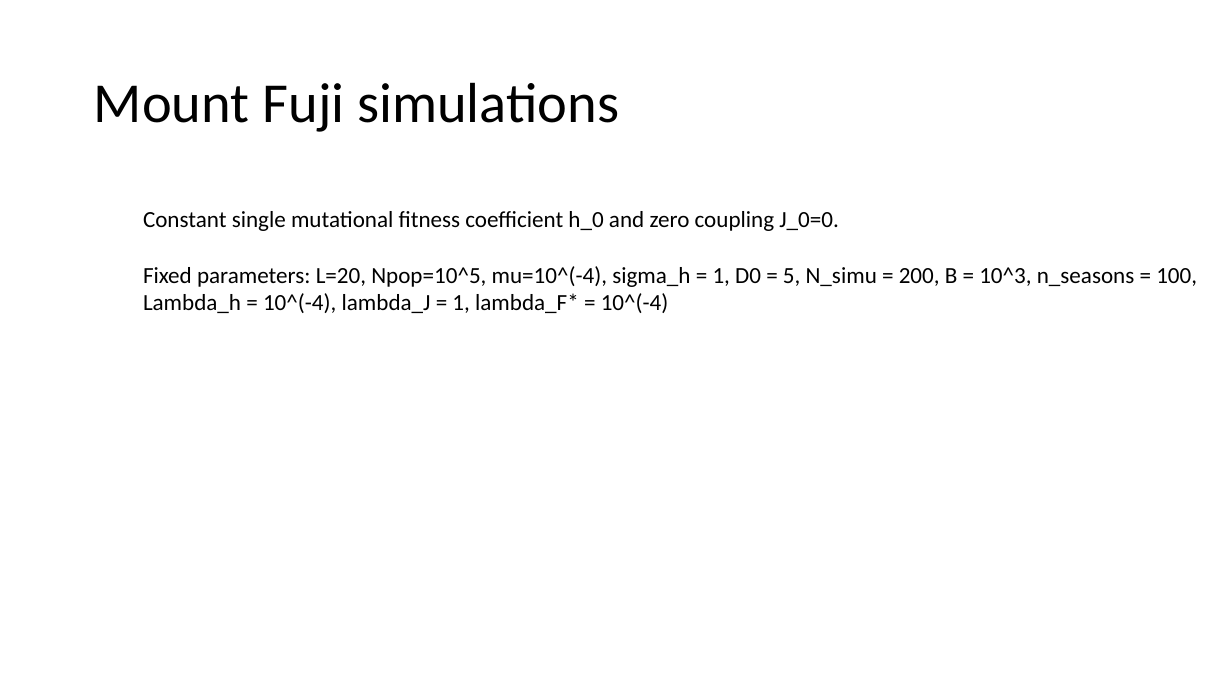
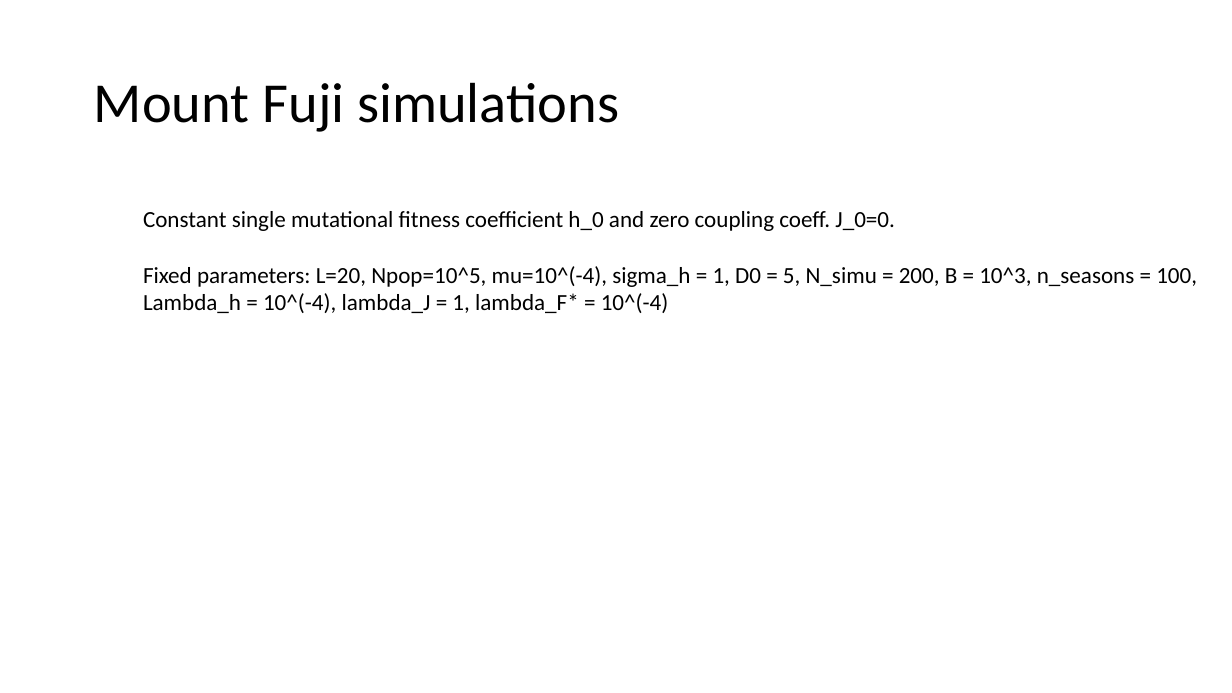
Before and after one commit to JDoelger/InfluenzaFitnessInference, a slide deck: slide 1 of notes/AdditionalAnalyses.pptx. Drawn at 1232x693 pixels with LibreOffice and Linux fonts; fonts in the diff are those of the drawing. Boxes give left, top, right and bottom in pixels: in the first picture for what was removed or moved away, otherwise in the second. Text is boxed around its words. In the diff, an @@ line names an element or a change of style, - is before the commit and + after.

```diff
--- a/notes/AdditionalAnalyses.pptx
+++ b/notes/AdditionalAnalyses.pptx
@@ text at box(143, 211, 895, 231): text changed @@
-Constant single mutational fitness coefficient h_0 and zero coupling J_0=0.
+Constant single mutational fitness coefficient h_0 and zero coupling coeff. J_0=0.
```
Also in this commit, not shown: 1 other file.
